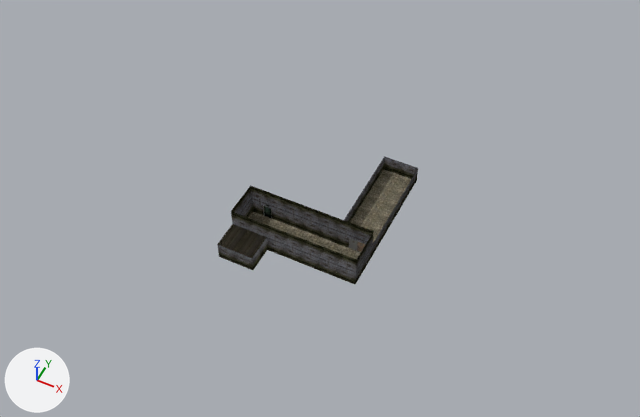
The Blender file Assets/World Models/MainHallway.blend as it was, and as the next commit left it.
Rendered twice from a camera (50 mm lens) standing at (33.7, -52.4, 71.1) and looking at (5.6, 3.9, 0.8). Every picture has the same lights, and +X, +Y and +Z are marked at lower left.

Objects in the first picture: 'Chao', 'Door L', 'Door R', 'DoorLoad', 'Paredes.001'.
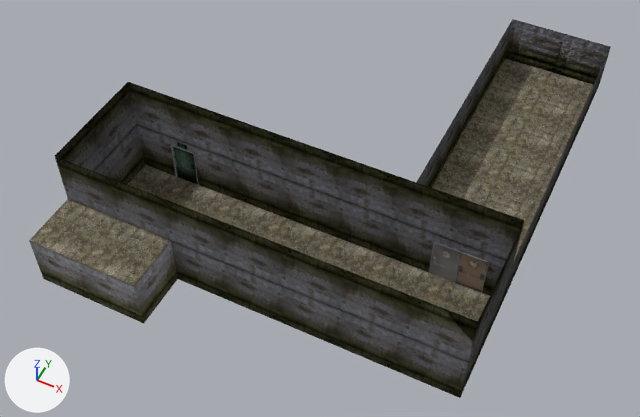
Where the newer file only moved an object's origin or applied its transform, the numbers keep the older frame.

Location of each change, [x1, y1, x2, y2] in pixels of the pictures (640 x 417 px):
'Paredes', moved, rescaled (not visible before)
    after: [55, 19, 611, 398]
'Chao', reshaped, moved, rescaled
    before: [248, 169, 411, 260]
    after: [29, 58, 594, 322]
'Paredes.001', moved, rescaled
    before: [217, 156, 418, 284]
    after: [29, 241, 144, 323]
'Door L', moved, rescaled
    before: [349, 239, 358, 251]
    after: [430, 243, 461, 282]
'Door R', reshaped
    before: [357, 242, 366, 252]
    after: [456, 253, 488, 292]
'DoorLoad', moved, rescaled (200% wider, 200% taller)
    before: [264, 206, 272, 218]
    after: [172, 146, 198, 184]
'frame', rescaled (not visible before)
    after: [429, 242, 489, 294]
'ExitFrame', moved, rescaled (not visible before)
    after: [171, 145, 199, 186]
part 1 of me_plane, added (brown)
    after: [81, 220, 170, 286]
part 2 of me_plane, added (brown)
    after: [29, 199, 118, 263]

The change, as a diff of the scene's bpy script:
```diff
--- a/Assets/World Models/MainHallway.blend.py
+++ b/Assets/World Models/MainHallway.blend.py
@@ me_plane @@
 me_plane.from_pydata(...)  # 108 vertices, 28 faces; spans x -1.0..13.0, y -6.0..13.0, z 0.0
 # used by ob_chao; location = (0.0, 0.0, 0.0)
+# me_plane part 1: the loose piece of 4 vertices spanning x 3.0..5.0, y -3.0..-1.0, z 0.0 is copied, and the copy is moved by (-2.0, -2.0, 2.0); it spans x 1.0..3.0, y -5.0..-3.0, z 2.0
+# me_plane part 2: the loose piece of 4 vertices spanning x -1.0..1.0, y -1.0..1.0, z 0.0 is copied, and the copy is moved by (0.0, -4.0, 2.0); it spans x -1.0..1.0, y -5.0..-3.0, z 2.0
 me_plane.materials.append(mat_floora)
@@ me_mesh @@
 me_mesh.from_pydata(...)  # 186 vertices, 332 faces; spans x 0.0..1.5, y -0.22..0.01, z 0.0..2.68
 # used by ob_door_r; location = (11.34, 1.03, 0.0); scale = (0.6, 0.6, 0.6)
+# me_mesh part 3: the loose piece of 48 vertices spanning x 0.0..1.5, y -0.08..0.01, z 0.0..2.68 is scaled about its middle by 3, then moved by (19.05, 1.03, 2.96)
 me_mesh.materials.append(mat_door)
@@ ob_chao @@
 ob_chao = bpy.data.objects.new('Chao', me_plane)
-ob_chao.location = (0.0, 0.0, 0.0)
+ob_chao.location = (-12.14, -1.41, 0.17)
+ob_chao.scale = (3.0, 3.0, 3.0)
@@ ob_paredes @@
 ob_paredes = bpy.data.objects.new('Paredes', me_plane_023)
-ob_paredes.location = (10.0, 1.0, 1.0)
+ob_paredes.location = (17.86, 1.59, 3.17)
 ob_paredes.rotation_euler = (1.571, 0.0, 0.0)  # degrees (90, 0, 0)
+ob_paredes.scale = (3.0, 3.0, 3.0)
@@ ob_frame @@
 ob_frame.location = (10.88, 1.05, 0.82)
-ob_frame.scale = (0.6, 0.6, 0.6)
+ob_frame.scale = (1.8, 1.8, 1.8)
@@ ob_door_l @@
 ob_door_l = bpy.data.objects.new('Door L', me_mesh_002)
-ob_door_l.location = (10.43, 1.03, 0.0)
-ob_door_l.scale = (0.6, 0.6, 0.6)
+ob_door_l.location = (19.17, 1.69, 0.17)
+ob_door_l.scale = (1.8, 1.8, 1.8)
@@ ob_doorload @@
 ob_doorload = bpy.data.objects.new('DoorLoad', me_mesh_004)
-ob_doorload.location = (0.43, 1.03, 0.0)
-ob_doorload.scale = (0.6, 0.6, 0.6)
+ob_doorload.location = (-10.83, 1.69, 0.17)
+ob_doorload.scale = (1.8, 1.8, 1.8)
@@ ob_exitframe @@
 ob_exitframe = bpy.data.objects.new('ExitFrame', me_mesh_005)
-ob_exitframe.location = (0.88, 1.04, 0.82)
-ob_exitframe.scale = (0.6, 0.6, 0.6)
+ob_exitframe.location = (-9.49, 1.71, 2.64)
+ob_exitframe.scale = (1.8, 1.8, 1.8)
@@ ob_paredes_001 @@
 ob_paredes_001 = bpy.data.objects.new('Paredes.001', me_plane_002)
-ob_paredes_001.location = (10.0, 1.0, 1.0)
+ob_paredes_001.location = (17.86, 1.59, 3.17)
 ob_paredes_001.rotation_euler = (1.571, 0.0, 0.0)  # degrees (90, 0, 0)
+ob_paredes_001.scale = (3.0, 3.0, 3.0)
```
